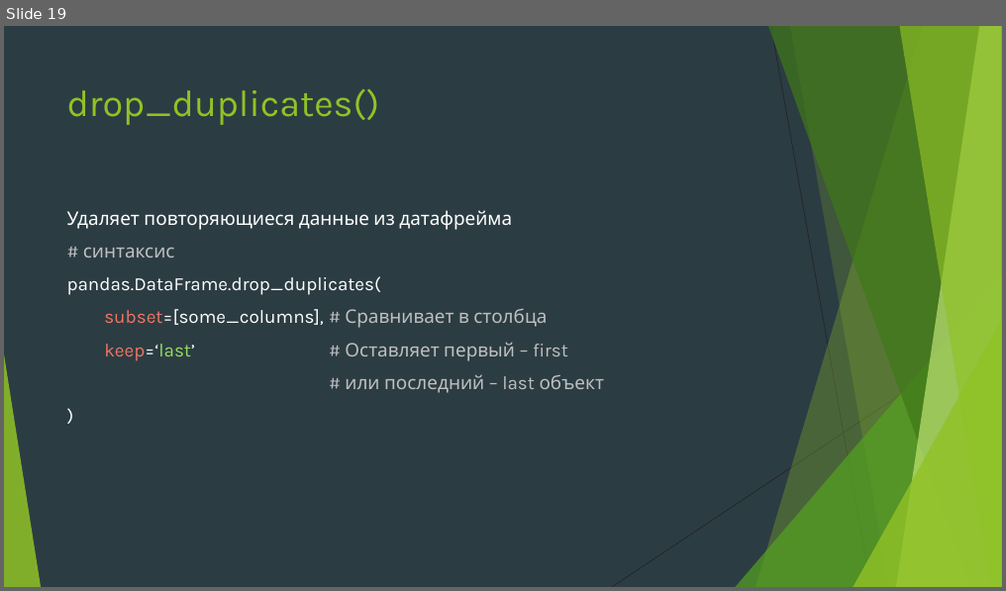
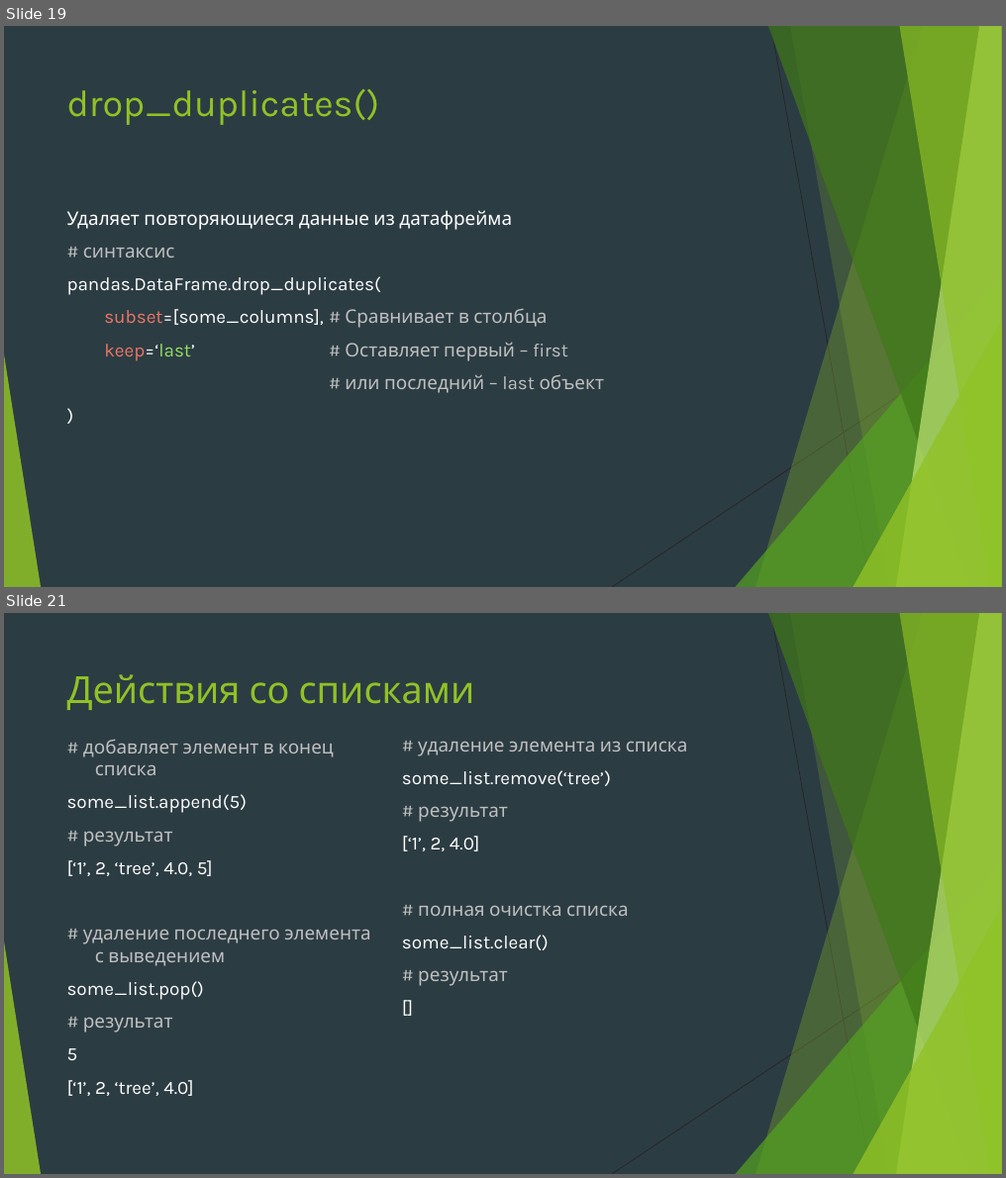
Before and after one commit to Yegor9151/for_corund, a slide deck: course_project_for_korund/ver 1.1/уроки/урок 7.pptx. Shown one above the other, each under a label of ours: slide 19 before the commit, slides 19 and 21 after it; the slides between them are not shown. The pictures are 1006x591 and 1006x1178 pixels, drawn with LibreOffice and Linux fonts; fonts in the diff are those of the drawing. Boxes give left, top, right and bottom in pixels: in the first picture for what was removed or moved away, otherwise in the second. Text is boxed around its words. In the diff, an @@ line names an element or a change of style, - is before the commit and + after.

```diff
--- a/course_project_for_korund/ver 1.1/уроки/урок 7.pptx
+++ b/course_project_for_korund/ver 1.1/уроки/урок 7.pptx
@@ slide 21 added at (4,613,1002,1174), background #2C3C43; not listed: 10 template elements that a slide beside it also shows @@
@@ title added at (67,674,475,710), 36 pt, text #90C226 @@
+Действия со списками
@@ text added at (67,739,370,1096), 18 pt, text #BFBFBF @@
+# добавляет элемент в конец списка
+some_list.append(5)
+# результат
+[‘1’, 2, ‘tree’, 4.0, 5]
+# удаление последнего элемента с выведением
+some_list.pop()
+# результат
+5
+[‘1’, 2, ‘tree’, 4.0]
@@ text added at (402,741,688,986), 18 pt, text #BFBFBF @@
+# удаление элемента из списка
+some_list.remove(‘tree’)
+# результат
+[‘1’, 2, 4.0]
+# полная очистка списка
+some_list.clear()
+# результат
+[]
```
Also in this commit, not shown: 2 slides changed, 5 other slides added, 1 slide removed.
